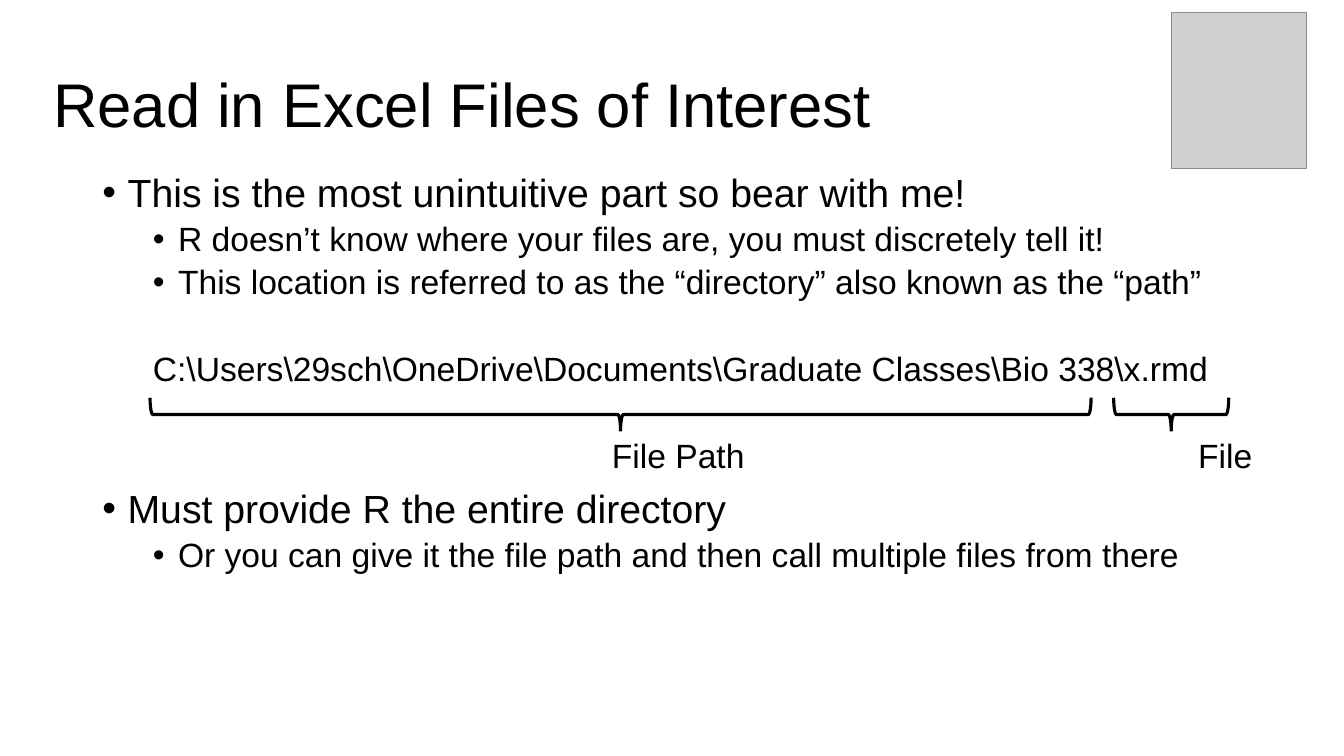
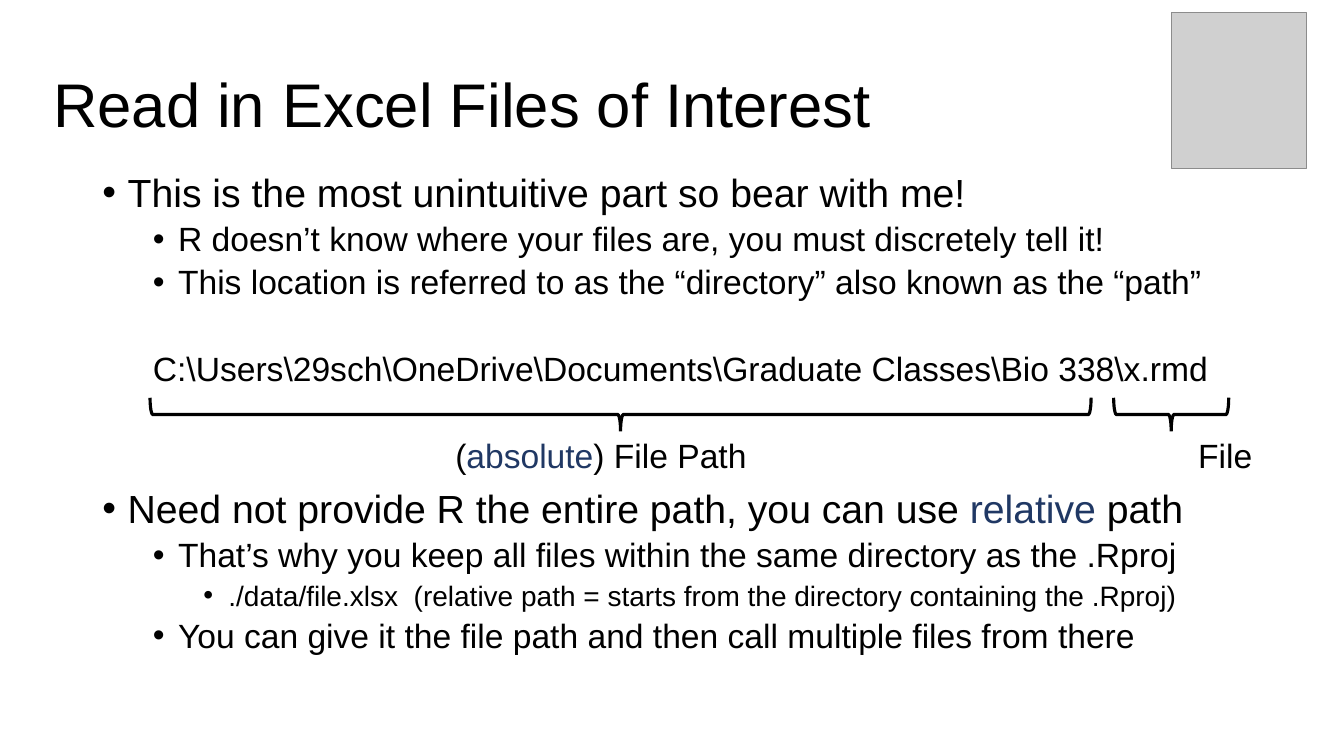
Before and after one commit to BIOS-538/BIOS-538.github.io, a slide deck: slide 14 of slides/lecture04_tidyverse_intro.pptx. Drawn at 1344x756 pixels with LibreOffice and Linux fonts; fonts in the diff are those of the drawing; grey boxes stand for pictures. Boxes give left, top, right and bottom in pixels: in the first picture for what was removed or moved away, otherwise in the second. Text is boxed around its words. In the diff, an @@ line names an element or a change of style, - is before the commit and + after.

Commit message:
lecture 4: pptx with PK updates

```diff
--- a/slides/lecture04_tidyverse_intro.pptx
+++ b/slides/lecture04_tidyverse_intro.pptx
@@ text at bbox=[128, 443, 1183, 655]: text changed @@
-  File Path File
-• Must provide R the entire directory
-  • Or you can give it the file path and then call multiple files from there
+  (absolute) File Path File
+• Need not provide R the entire path, you can use relative path
+  • That’s why you keep all files within the same directory as the .Rproj
+    • ./data/file.xlsx (relative path = starts from the directory containing the .Rproj)
+  • You can give it the file path and then call multiple files from there
```
Also in this commit, not shown: 6 other slides changed, 1 other file.
